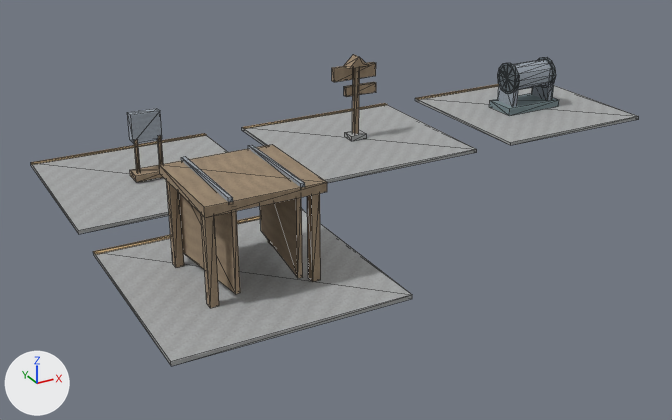
The glTF model development/levels/primitive-props-v1/site-kits/level_blockout_kit_wld_01_p03.glb: old version first, new version second.
Rendered twice from a camera (50 mm lens) standing at (-14.5, -21.5, 10.1) and looking at (-2.5, 0.3, -0.8). The axes (+X, +Y, +Z) are drawn at lower left. The lights are the same throughout. The picture after the commit comes second. Mesh edges are drawn as thin lines. Vertices at exactly the same position are counted once.

The first picture shows 'level_blockout_kit_wld_01_p03'.
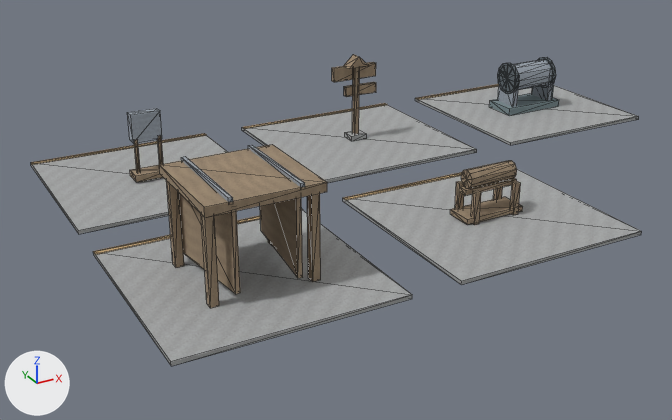
What differs and where, as boxes [x1, y1, x2, y2] in the pictures (672 x 420 px):
'level_blockout_kit_wld_01_p03', reshaped: before [31, 54, 639, 366]; after [31, 54, 642, 366]
part 1 of me_blackpine_logging_camp_map_kit_contact_room, added: after [343, 170, 642, 285]
part 2 of me_blackpine_logging_camp_map_kit_contact_room, added: after [344, 172, 462, 200]
part 3 of me_blackpine_logging_camp_map_kit_contact_room, added: after [455, 181, 464, 209]
part 4 of me_blackpine_logging_camp_map_kit_contact_room, added: after [471, 190, 481, 225]
part 5 of me_blackpine_logging_camp_map_kit_contact_room, added (mostly hidden): after [493, 187, 503, 200]
part 6 of me_blackpine_logging_camp_map_kit_contact_room, added: after [510, 181, 521, 215]
part 7 of me_blackpine_logging_camp_map_kit_contact_room, added: after [459, 178, 517, 195]
part 8 of me_blackpine_logging_camp_map_kit_contact_room, added (brown): after [461, 161, 517, 188]
part 9 of me_blackpine_logging_camp_map_kit_contact_room, added (brown): after [450, 196, 523, 225]

Edits to the bpy script that builds the scene:
```text
Change me_blackpine_logging_camp_map_kit_contact_room:
    used by ob_level_blockout_kit_wld_01_p03; location = (0.0, 0.0, 0.0)
    remove me_blackpine_logging_camp_map_kit_contact_room.from_pydata(...)  # 348 vertices, 548 faces; spans x -9.8..9.8, y -6.3..6.3, z -0.1..2.7
    add me_blackpine_logging_camp_map_kit_contact_room.from_pydata(...)  # 434 vertices, 684 faces; spans x -9.8..9.8, y -6.3..6.3, z -0.1..2.7
    me_blackpine_logging_camp_map_kit_contact_room part 1: a new loose piece, a box spanning x -2.825..2.825, y -6.3..-0.7, z -0.11..-0.01, in mat_blockout_stone
    me_blackpine_logging_camp_map_kit_contact_room part 2: a new loose piece, a box spanning x -2.825..2.825, y -0.89..-0.71, z -0.013..0.002, in mat_blockout_accent
    me_blackpine_logging_camp_map_kit_contact_room part 3: a new loose piece, a box spanning x -0.72..-0.56, y -3.22..-3.06, z 0.0..0.9, in mat_blockout_wood
    me_blackpine_logging_camp_map_kit_contact_room part 4: a new loose piece, a box spanning x -0.72..-0.56, y -3.94..-3.78, z 0.0..0.9, in mat_blockout_wood
    me_blackpine_logging_camp_map_kit_contact_room part 5: a new loose piece, a box spanning x 0.56..0.72, y -3.22..-3.06, z 0.0..0.9, in mat_blockout_wood
    me_blackpine_logging_camp_map_kit_contact_room part 6: a new loose piece, a box spanning x 0.56..0.72, y -3.94..-3.78, z 0.0..0.9, in mat_blockout_wood
    me_blackpine_logging_camp_map_kit_contact_room part 7: a new loose piece, a box spanning x -0.82..0.82, y -3.64..-3.36, z 0.74..0.88, in mat_blockout_wood
    me_blackpine_logging_camp_map_kit_contact_room part 8: a new loose piece, a 10-sided cylinder along x spanning x -0.73..0.73, y -3.74..-3.26, z 0.88..1.38, in mat_blockout_wood
    me_blackpine_logging_camp_map_kit_contact_room part 9: a new loose piece, a box spanning x -0.9..0.9, y -3.88..-3.12, z 0.03..0.17, in mat_blockout_wood
```
